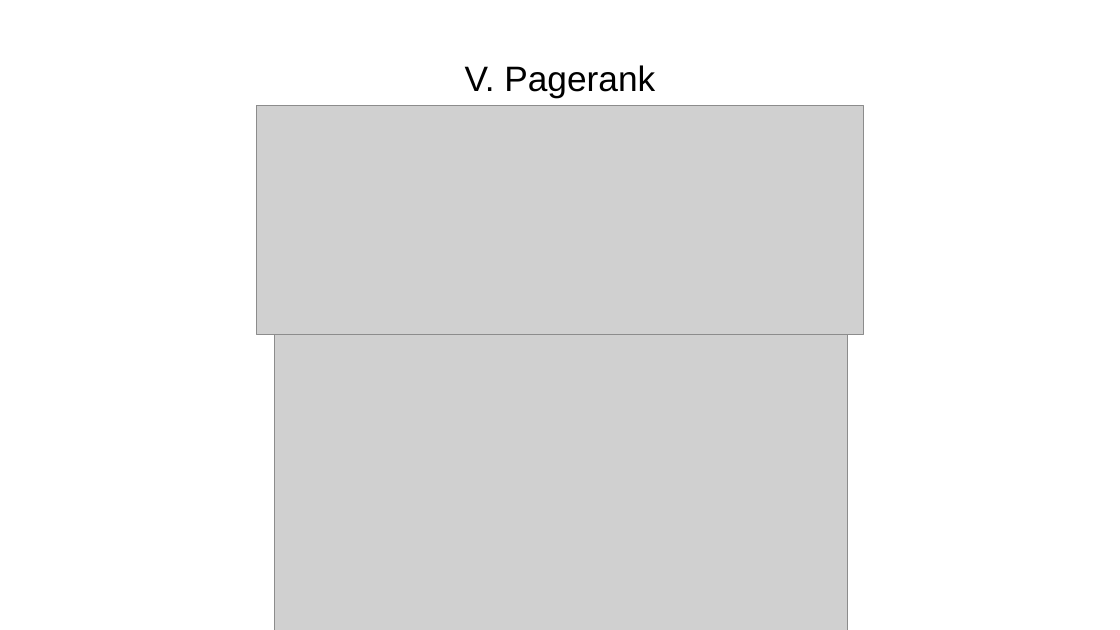
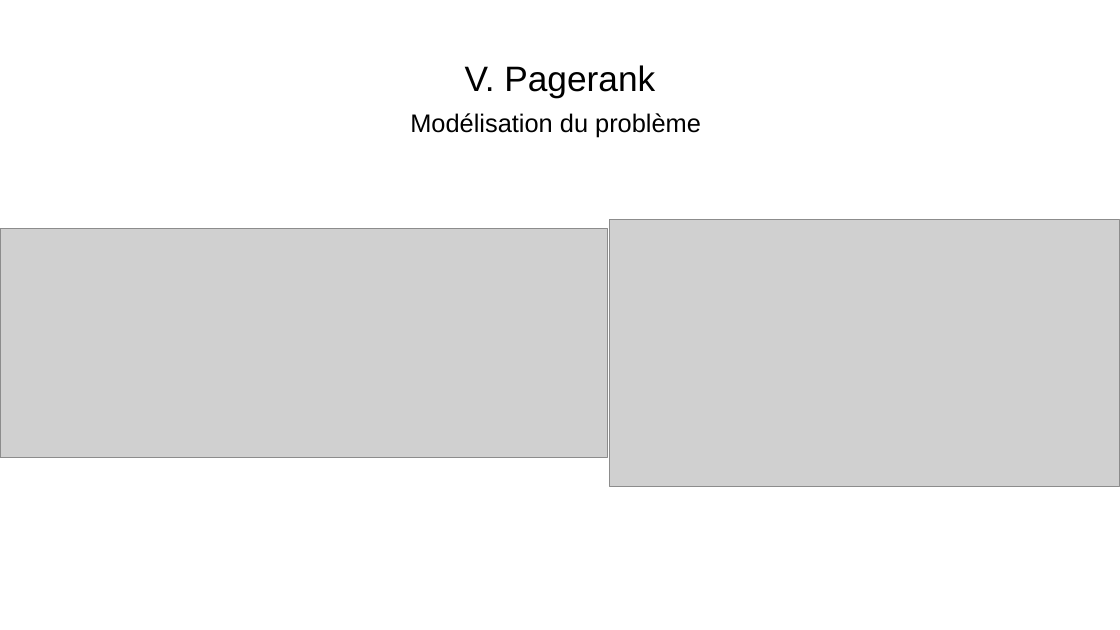
Before and after one commit to WIDEROZ/ESISAR-3A, a slide deck: slide 5 of Mathématiques/Oral/TP2_45 5min.odp. Drawn at 1120x630 pixels with LibreOffice and Linux fonts; fonts in the diff are those of the drawing; grey boxes stand for pictures. Boxes give left, top, right and bottom in pixels: in the first picture for what was removed or moved away, otherwise in the second. Text is boxed around its words. In the diff, an @@ line names an element or a change of style, - is before the commit and + after.

```diff
--- a/Mathématiques/Oral/TP2_45 5min.odp
+++ b/Mathématiques/Oral/TP2_45 5min.odp
@@ text added at <box>410,113,701,137</box>, 18 pt, text #000000 @@
+Modélisation du problème
@@ picture: place and size @@
-picture at <box>274,334,848,630</box>
+picture at <box>0,229,608,457</box>
@@ picture: place and size @@
-picture at <box>256,106,864,334</box>
+picture at <box>610,220,1120,487</box>
```
Also in this commit, not shown: 3 other slides changed, 1 slide added, 1 slide removed, 2 other files.
